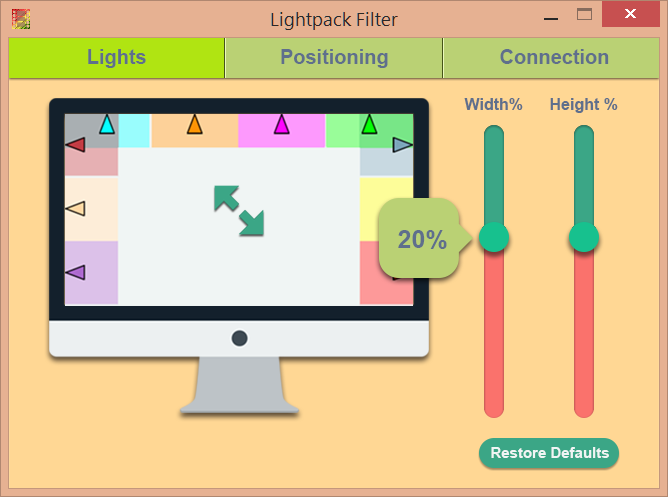
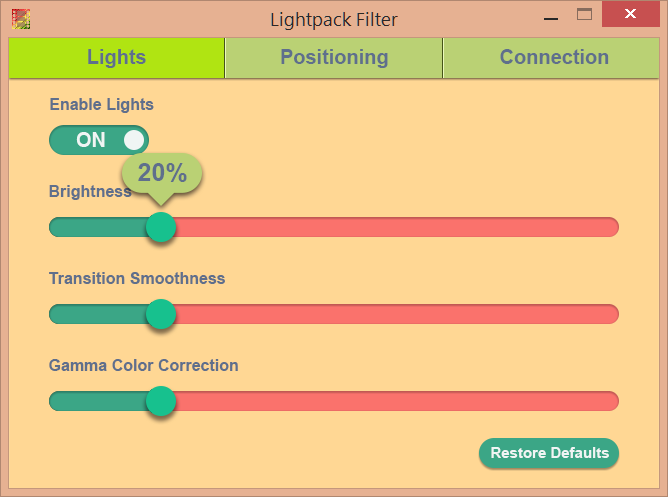
Layers edited between the first and the second w=668, h=497 image:
showed group "Lights content" (36 layers) over [47, 98, 619, 425]
hid group "Positioning content" (28 layers) over [49, 98, 619, 425]
hid group "Slider-tooltip" (2nd of 2, in "Positioning content") (2 layers) over [379, 198, 473, 278]
